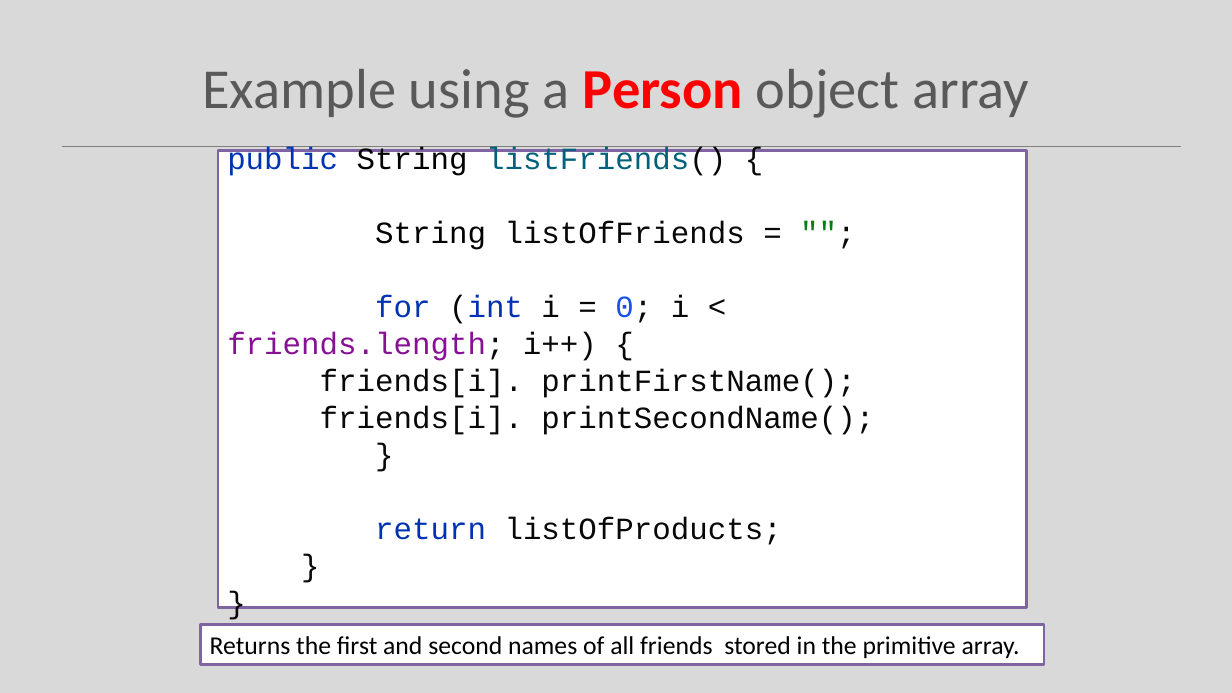
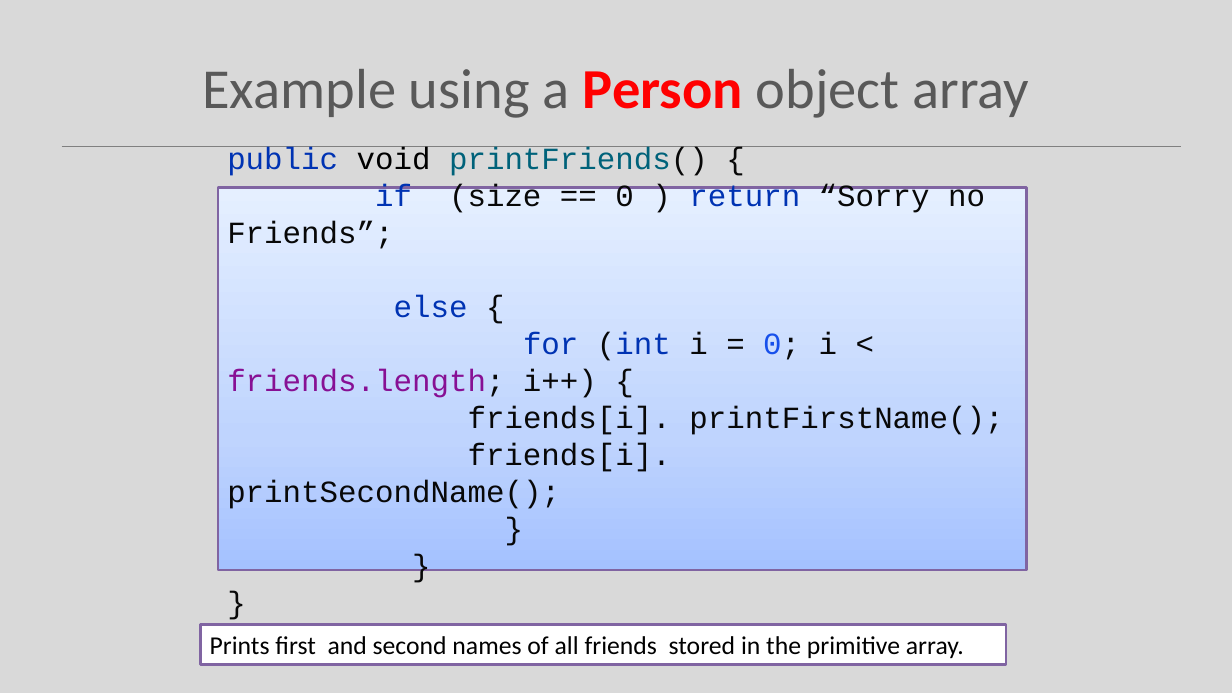
Before and after one commit to Programming-Fundamentals-SETU/prog-fund-1-sept-25, a slide deck: slide 26 of topic06-arrays/unit-1/talk-2-array-classes/b-array-classes.pptx. Drawn at 1232x693 pixels with LibreOffice and Linux fonts; fonts in the diff are those of the drawing. Boxes give left, top, right and bottom in pixels: in the first picture for what was removed or moved away, otherwise in the second. Text is boxed around its words. In the diff, an @@ line names an element or a change of style, - is before the commit and + after.

```diff
--- a/topic06-arrays/unit-1/talk-2-array-classes/b-array-classes.pptx
+++ b/topic06-arrays/unit-1/talk-2-array-classes/b-array-classes.pptx
@@ rectangle "public void printFriends() {": place and size @@
-rectangle "public void printFriends() {" at [218, 151, 1027, 608]
+rectangle "public void printFriends() {" at [218, 188, 1027, 570]
@@ rectangle "public void printFriends() {" at [218, 188, 1027, 570]: fill #FFFFFF to gradient #A4C4FF to #BFD4FF to #E6EEFF @@
@@ text in rectangle at [227, 147, 1003, 435]: text changed @@
-public String listFriends() {
-String listOfFriends = "";
-for (int i = 0; i < friends.length; i++) {
-friends[i]. printFirstName();
+public void printFriends() {
+if (size == 0 ) return “Sorry no Friends”;
+else {
+for (int i = 0; i < friends.length; i++) {
+friends[i]. printFirstName();
@@ text in rectangle at [375, 516, 782, 545]: text changed @@
-return listOfProducts;
-}
-}
+}
+}
@@ rectangle "Prints first and second names ...": place and size @@
-rectangle "Prints first and second names ..." at [201, 625, 1044, 665]
+rectangle "Prints first and second names ..." at [201, 625, 1006, 665]
@@ text in rectangle at [210, 636, 964, 658]: text changed @@
-Returns the first and second names of all friends stored in the primitive array.
+Prints first and second names of all friends stored in the primitive array.
```
Also in this commit, not shown: 1 slide added, 32 other files.
